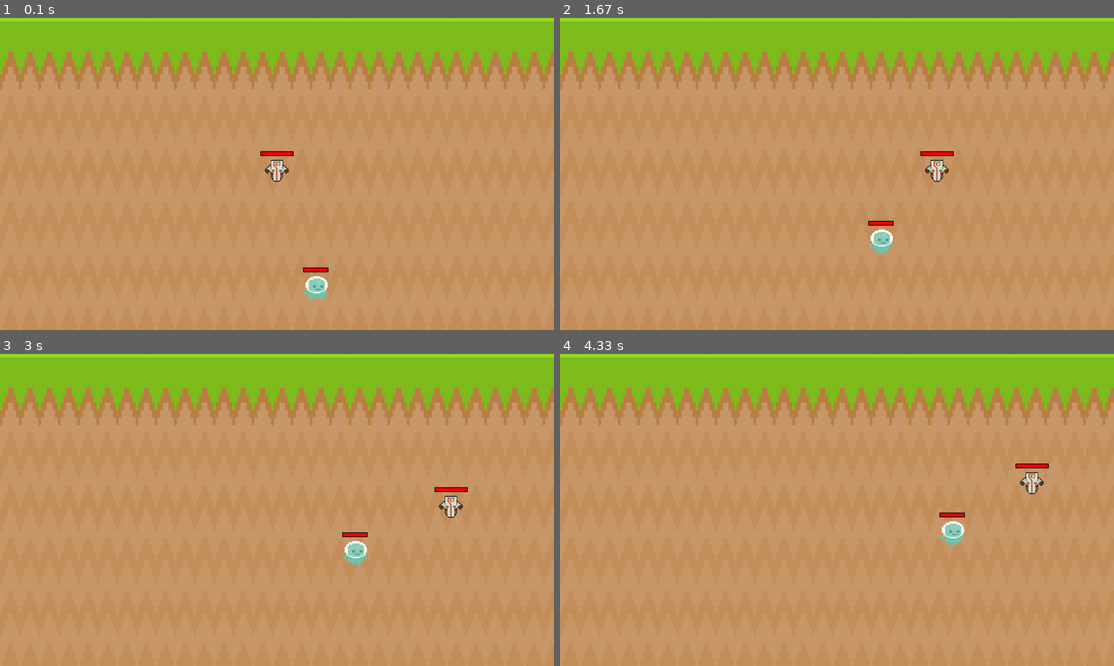
Above: before the commit, frames 1-4 (two rows, left to right).
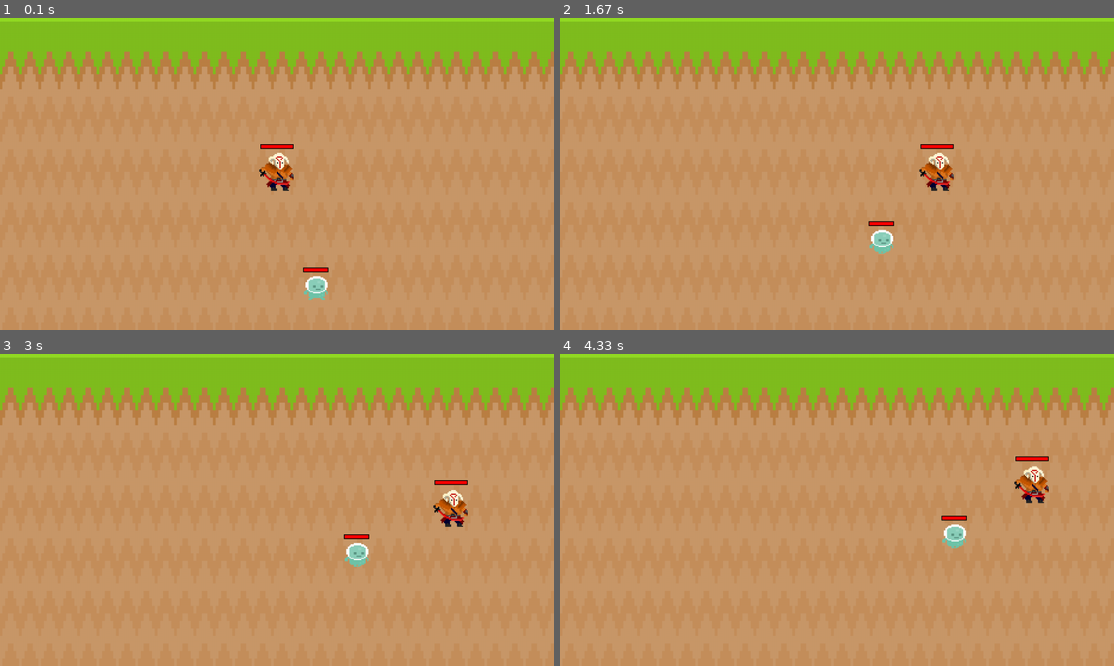
Above: after the commit, the same moments.

Repository: ArcherWayne/pygame_juggernaut_simulator
Game: pygame game, started from main.py
Two runs of this game, one before a commit and one after it. Both use one fixed random seed, a clock stepped at 60 frames per second and the inputs below.
Inputs (mouse positions are in pixels of both pictures, inside the frame that each line leads up to):
- Up to frame 1 (0.1 s): no input
- Up to frame 2 (1.67 s): hold 1 0.33-0.8 s; hold D 0.33-0.8 s; move the mouse to (814, 186) at 0.37 s; hold 2 0.83-1.3 s; hold D 0.83-1.3 s; hold 3 from 1.33 s (still down); hold D from 1.33 s (still down); move the mouse to (920, 61) at 1.37 s
- Up to frame 3 (3 s): release 3 at 1.8 s; release D at 1.8 s; hold 4 1.83-2.3 s; hold D 1.83-2.3 s; press the mouse at (260, 453) at 2.37 s; move the mouse to (371, 541) at 2.47 s; release the mouse at (487, 625) at 2.6 s; hold D from 2.67 s (still down)
- Up to frame 4 (4.33 s): release D at 3.13 s; hold W 3.17-3.47 s; hold D 3.5-3.97 s; hold A from 4 s (still down)

The runs differ from the first frame. In frame 1, 0.6% of the frame differs, in the area x 46-53%, y 40-56%; in frame 2, 0.8%; in frame 3, 0.9%; in frame 4, 1.0%, in the area x 68-89%, y 32-63%.

Commit message:
hero_idle_animation

Diff:
--- /dev/null
+++ b/clip.py
@@ -0,0 +1,8 @@
+import pygame
+
+def clip(surface, x, y, x_size, y_size): #Get a part of the image
+    handle_surface = surface.copy() #Sprite that will get process later
+    clipRect = pygame.Rect(x,y,x_size,y_size) #Part of the image
+    handle_surface.set_clip(clipRect) #Clip or you can call cropped
+    image = surface.subsurface(handle_surface.get_clip()) #Get subsurface
+    return image.copy() #Return
--- a/creep.py
+++ b/creep.py
@@ -36,7 +36,7 @@
         # movement
         self.pos = pygame.math.Vector2(self.rect.topleft)
         self.direction = pygame.math.Vector2()
-        self.old_rect = self.rect.copy()  # old_rect是用来检测碰撞的一部分, 不是dt中的一部分
+        self.old_rect = self.rect.copy()  # old_rect是用来检测碰撞的一部分 不是dt中的一部分
 
         # varibles init
         self.hero = hero
--- a/hero.py
+++ b/hero.py
@@ -1,13 +1,16 @@
 import pygame
+import math
+import creep
+import hero_skill
+from debug import debug
+from clip import clip
 from setting import *
-from debug import debug
 
 
 class Hero(pygame.sprite.Sprite):
     def __init__(self, groups, name, health, movement_speed, damage, foreswing, backswing):
         super(Hero, self).__init__(groups)
-
-        # attributes
+        # attributes -------------------------------------------------------------------------------- #
         self.name = name
         self.health = health
         self.max_health = self.health
@@ -17,26 +20,77 @@
         self.foreswing = foreswing
         self.backswing = backswing
 
-        # image and rect
-        self.hero_surface = pygame.transform.scale(
-            pygame.image.load(
-                'assets/hero/juggernaut.png').convert_alpha(), (HERO_HEIGHT, HERO_WIDTH)
-        )
-        # 以下两行只能名字叫做image和rect, 这是pygame定义的draw函数中规定的
-        self.image = self.hero_surface
+        # image and rect ---------------------------------------------------------------------------- #
+
+        # self.hero_surface = pygame.transform.scale(
+        #     pygame.image.load(
+        #         'assets/hero/juggernaut.png').convert_alpha(), (HERO_HEIGHT, HERO_WIDTH)
+        # )
+        # # 以下两行只能名字叫做image和rect, 这是pygame定义的draw函数中规定的
+        # self.image = self.hero_surface
+        # self.rect = self.image.get_rect(center=(WIN_WIDTH / 2, WIN_HEIGHT / 2))
+        idle_image = pygame.image.load('assets/hero/hero_idle_animation.png').convert_alpha()
+        idle_animation_frame_1 = pygame.transform.scale(clip(idle_image, 0, 0, 96, 96), (HERO_HEIGHT, HERO_WIDTH))
+        idle_animation_frame_2 = pygame.transform.scale(clip(idle_image, 0, 96, 96, 96), (HERO_HEIGHT, HERO_WIDTH))
+        idle_animation_frame_3 = pygame.transform.scale(clip(idle_image, 0, 192, 96, 96), (HERO_HEIGHT, HERO_WIDTH))
+        self.idle_animation_list = [idle_animation_frame_1, idle_animation_frame_2, idle_animation_frame_3, idle_animation_frame_2]
+        self.movement_animation_list = []
+        self.image = idle_animation_frame_1
         self.rect = self.image.get_rect(center=(WIN_WIDTH / 2, WIN_HEIGHT / 2))
 
-        # movement
+        # movement ---------------------------------------------------------------------------------- #
         self.pos = pygame.math.Vector2(self.rect.topleft)
         self.direction = pygame.math.Vector2()
         self.old_rect = self.rect.copy()  # old_rect是用来检测碰撞的一部分, 不是dt中的一部分
 
-        # varibles init
+        # state check ------------------------------------------------------------------------------- #
+        self.idle_state = 1
+        self.moving_state = 0
+        self.attacking_state = 0
+        self.skill_1_state = 0
+        self.skill_2_state = 0
+        self.skill_3_state = 0
+        self.skill_4_state = 0
+
+        # varibles init ----------------------------------------------------------------------------- #
         self.flag_moving = 0
         self.target_pos = (0, 0)
+        self.idle_animation_index = 0
 
     def get_dt(self, dt):
         self.dt = dt
+
+    def hero_state_check(self):
+        # check idle and movement state
+        if self.old_rect.x != self.rect.x or self.old_rect.y != self.rect.y:
+            self.idle_state = 0
+            self.moving_state = 1
+        else:
+            self.idle_state = 1
+            self.moving_state = 0
+
+        self.state_check_list = [self.idle_state, self.moving_state, self.attacking_state,
+                                 self.skill_1_state, self.skill_2_state, self.skill_3_state, self.skill_4_state, ]
+
+    def hero_state_animation(self):
+        if self.state_check_list[0]:
+            self.idle_animation_index += 1/30
+            if self.idle_animation_index >= len(self.idle_animation_list):
+                self.idle_animation_index = 0
+            self.image = self.idle_animation_list[int(self.idle_animation_index)]
+        if self.state_check_list[1]:
+            pass
+        if self.state_check_list[2]:
+            pass
+        if self.state_check_list[3]:
+            pass
+        if self.state_check_list[4]:
+            pass
+        if self.state_check_list[5]:
+            pass
+        if self.state_check_list[6]:
+            pass
+
 
     def keyboard_movement(self):
         keys = pygame.key.get_pressed()
@@ -87,6 +141,13 @@
         if self.rect.midbottom == self.target_pos:
             self.flag_moving = 0
 
+        if math.sqrt(math.pow((self.rect.midbottom[0]-self.target_pos[0]), 2) +
+                     math.pow((self.rect.midbottom[1]-self.target_pos[1]), 2)) <= 3:
+            self.pos.y = self.target_pos[1] - HERO_HEIGHT
+            self.pos.x = self.target_pos[0] - HERO_WIDTH/2
+            self.rect.y = self.pos.y
+            self.rect.x = self.pos.x
+
     def boundary(self):
         if self.rect.left < 0:
             self.rect.left = 0
@@ -112,9 +173,22 @@
         pygame.draw.rect(screen, BLACK, health_bar_background)
         pygame.draw.rect(screen, RED, health_bar_content)
 
+    def hero_use_skill(self, pressed_key):
+        match pressed_key:
+            case 1:
+                hero_skill.blade_fury(self, creep)
+            case 2:
+                hero_skill.healing_ward()
+            case 3:
+                hero_skill.blade_dance()
+            case 4:
+                hero_skill.swiftslash()
+
     def update(self):
         self.old_rect = self.rect.copy()
         self.keyboard_movement()
         self.mouse_movement()
         self.boundary()
+        self.hero_state_check()
+        self.hero_state_animation()
         self.draw_health_bar()
--- /dev/null
+++ b/hero_skill.py
@@ -0,0 +1,16 @@
+import pygame
+import hero
+import creep
+
+def blade_fury(self, creep):
+    print('Blade_fury!!')
+    pass
+
+def healing_ward():
+    pass
+
+def blade_dance():
+    pass
+
+def swiftslash():
+    pass
--- a/keyboard_action.py
+++ b/keyboard_action.py
@@ -1,22 +1,25 @@
 import pygame
 from hero import Hero
+from hero_skill import *
+
+# w 119 s 115 a 97 d 100
 
 def keyboard_action(keyboard_down_button, hero):
     if keyboard_down_button == 49:
         # key 1 is pressed
-        print('1')
+        hero.hero_use_skill(1)
 
     if keyboard_down_button == 50:
         # key 2 is pressed
         print('2')
-        pass
+        hero.hero_use_skill(2)
 
     if keyboard_down_button == 51:
         # key 3 is pressed
         print('3')
-        pass
+        hero.hero_use_skill(3)
 
     if keyboard_down_button == 52:
         # key 4 is pressed
         print('4')
-        pass
+        hero.hero_use_skill(4)
--- a/main.py
+++ b/main.py
@@ -1,10 +1,9 @@
-import pygame
-import sys
-import time
+import pygame, sys, time
 from setting import *
 from creep import Creep
 from hero import Hero
 from debug import debug
+# from clip import clip
 from mouse_action import mouse_action
 from keyboard_action import keyboard_action
 
@@ -37,8 +36,6 @@
 # groups, name, health, movement_speed, damage, foreswing, backswing
 
 # main ------------------------------------------------------------------------------------------------------ #
-
-
 def main():
     last_time = time.time()
 
@@ -71,12 +68,13 @@
             if event.type == pygame.MOUSEBUTTONDOWN:
                 mouse_click_pos = event.pos
                 mouse_click_button = event.button
-                mouse_action(mouse_pos, mouse_click_pos,
-                             mouse_click_button, hero)
+                mouse_action(mouse_pos, mouse_click_pos, mouse_click_button, hero)
 
             if event.type == pygame.KEYDOWN:
                 keyboard_down_button = event.key
+                # print(keyboard_down_button)
                 keyboard_action(keyboard_down_button, hero)
+
 
             # if event.type == pygame.KEYUP:
             #     keyboard_up_button = event.key
@@ -89,8 +87,12 @@
             all_sprites.update()
             all_sprites.draw(screen)
 
-            # debug goes behind here !!!
+            # debug goes behind here !!! -------------------------------------------------------------------- #
             # debug(keyboard_down_button, 10, 10)
+            # debug(dt)
+            # debug(hero.state_check_list)
+
+
 
         pygame.display.update()
 
--- a/setting.py
+++ b/setting.py
@@ -9,8 +9,8 @@
 
 # hero stats
 # __init__(self, name, health, movement_speed, damage, forswing, backswing, flag_moving)
-HERO_HEIGHT = 60
-HERO_WIDTH = 60
+HERO_HEIGHT = 96
+HERO_WIDTH = 96
 HERO_HEALTH = 600
 HERO_MOVEMENT_SPEED = 200
 HERO_DAMAGE = 50
--- a/tempCodeRunnerFile.py
+++ b/tempCodeRunnerFile.py
@@ -1 +1,4 @@
-use_action(mouse_pos, mouse_click_pos, mouse_click_button
+def ab(a, b):
+    return a+b
+
+print(ab(3, 5))
Binary file added: assets/hero/hero_idle_animation.png
Not shown, added: artwork/New Piskel-20220516-195834.piskel
Not shown, changed: todo.md
